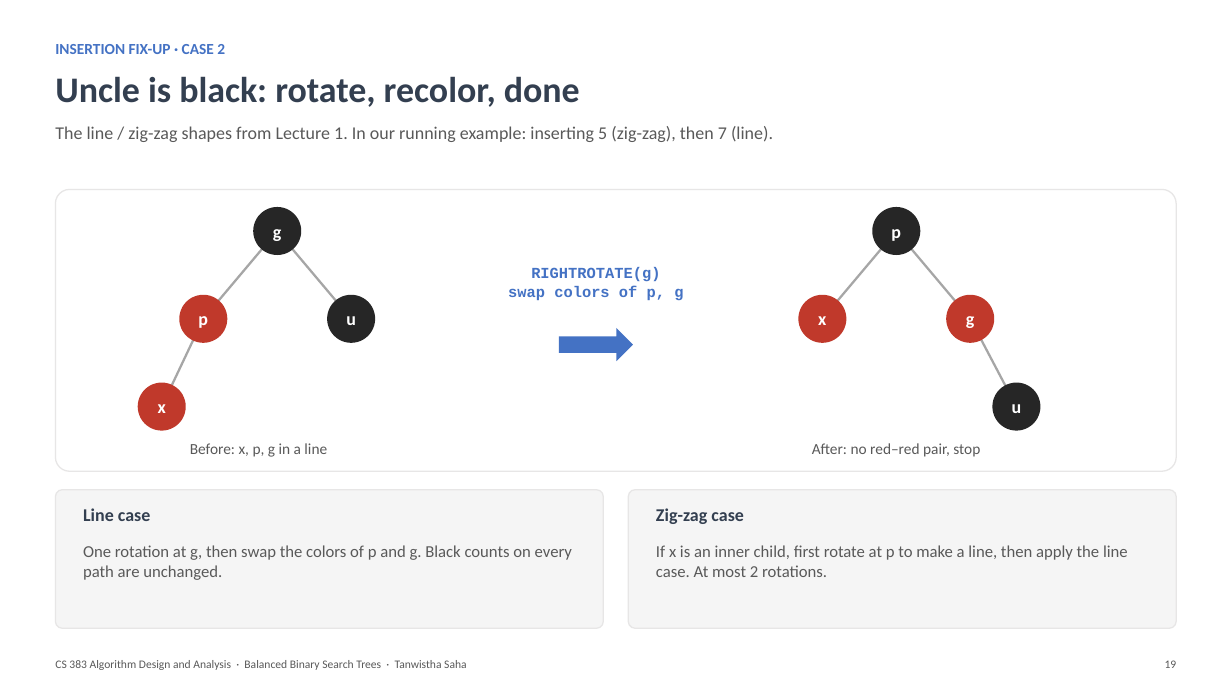
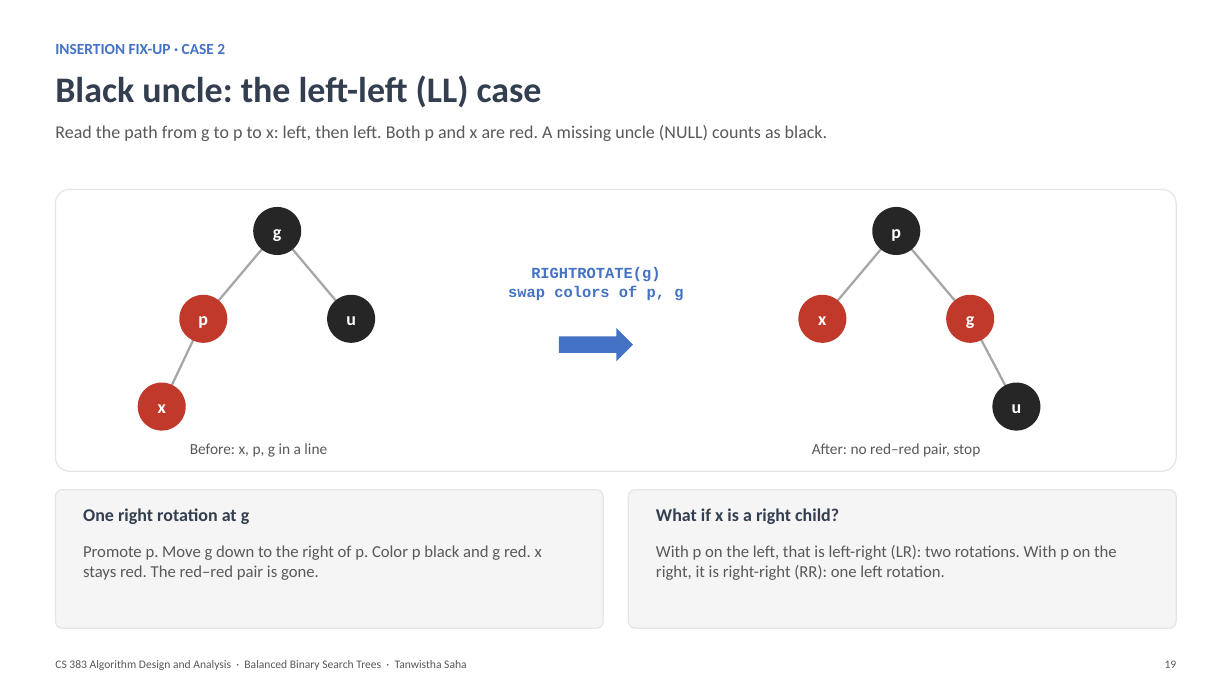
Before and after one commit to tanwistha/cs383_fall26, a slide deck: slide 19 of lectures/BalancedBST_RBTrees_Gist.pptx. Drawn at 1232x693 pixels with LibreOffice and Linux fonts; fonts in the diff are those of the drawing. Boxes give left, top, right and bottom in pixels: in the first picture for what was removed or moved away, otherwise in the second. Text is boxed around its words. In the diff, an @@ line names an element or a change of style, - is before the commit and + after.

Commit message:
update RB slides

```diff
--- a/lectures/BalancedBST_RBTrees_Gist.pptx
+++ b/lectures/BalancedBST_RBTrees_Gist.pptx
@@ text at [55,75,542,108]: text changed @@
-Uncle is black: rotate, recolor, done
+Black uncle: the left-left (LL) case
@@ text at [55,125,827,141]: text changed @@
-The line / zig-zag shapes from Lecture 1. In our running example: inserting 5 (zig-zag), then 7 (line).
+Read the path from g to p to x: left, then left. Both p and x are red. A missing uncle (NULL) counts as black.
@@ text at [83,508,250,524]: text changed @@
-Line case
+One right rotation at g
@@ text at [656,508,839,524]: text changed @@
-Zig-zag case
+What if x is a right child?
@@ text at [83,545,542,580]: text changed @@
-One rotation at g, then swap the colors of p and g. Black counts on every path are unchanged.
+Promote p. Move g down to the right of p. Color p black and g red. x stays red. The red–red pair is gone.
@@ text at [656,545,1117,580]: text changed @@
-If x is an inner child, first rotate at p to make a line, then apply the line case. At most 2 rotations.
+With p on the left, that is left-right (LR): two rotations. With p on the right, it is right-right (RR): one left rotation.
```
Also in this commit, not shown: 5 other slides changed, 3 slides added.
